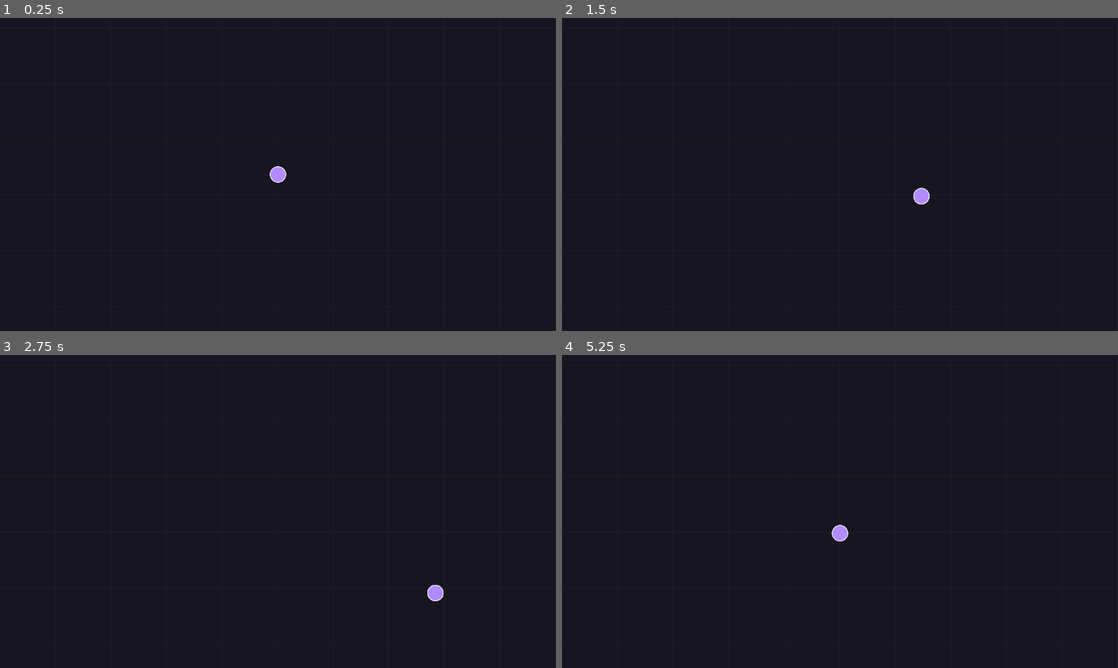
Above: before the commit, frames 1-4 (two rows, left to right).
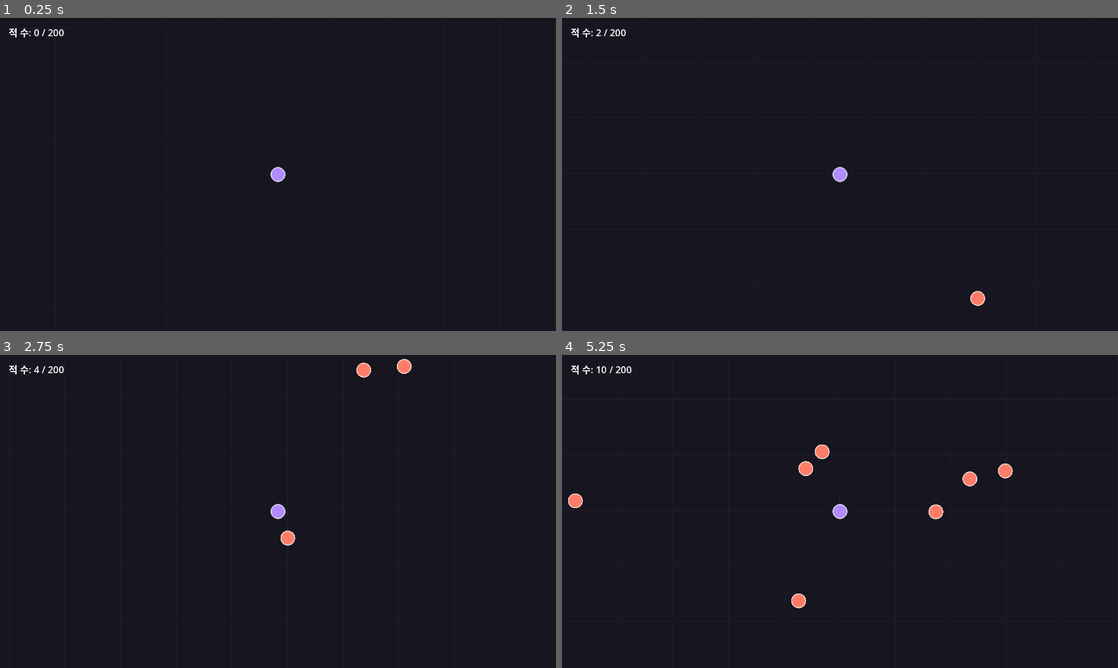
Above: after the commit, the same moments.

Repository: MoongTaeng-I/aigame
Game: Godot game, scene res://main.tscn
Two runs of this game, one before a commit and one after it. Both use one fixed random seed, a clock stepped at 60 frames per second and the inputs below.
Inputs:
- Up to frame 1 (0.25 s): no input
- Up to frame 2 (1.5 s): tap Enter at 0.5 s; hold Right 0.53-1.28 s; hold Down from 1.28 s (still down)
- Up to frame 3 (2.75 s): release Down at 2.03 s; hold Right from 2.03 s (still down)
- Up to frame 4 (5.25 s): release Right at 2.78 s; hold Up 2.78-3.53 s; hold Left 3.53-5.03 s; hold Down from 5.03 s (still down)

The runs differ from the first frame. In frame 1, 0.2% of the frame differs, in the area x 1-52%, y 3-53%; in frame 2, 0.4%; in frame 3, 0.6%; in frame 4, 1.1%, in the area x 1-82%, y 3-82%.

Commit message:
20261108 17.45

Diff:
--- /dev/null
+++ b/data/enemy.csv
@@ -0,0 +1,2 @@
+Id,Name_ko,Move_speed,Attack_range_type,Body_radius,Push_weight,Note
+enemy_01,그림자 졸개,120,melee,16,1,A단계 검증용 시작값
--- a/data/player.csv
+++ b/data/player.csv
@@ -1,2 +1,2 @@
-Id,Name_ko,Move_speed,Note
-player_01,플레이어,250,A단계 검증용 시작값
+Id,Name_ko,Move_speed,Body_radius,Push_weight,Note
+player_01,플레이어,250,16,3.0,A단계 검증용 시작값
--- /dev/null
+++ b/data/spawn.csv
@@ -0,0 +1,2 @@
+Id,Time_start,Time_end,Enemy_id,Spawn_interval,Spawn_count,Note
+spawn_01,0,900,enemy_01,1.0,2,A단계 검증용 시작값
--- /dev/null
+++ b/data/spawn_rule.csv
@@ -0,0 +1,2 @@
+Id,Max_alive,Offscreen_relocate_sec,Note
+rule_01,200,3,A단계 검증용 시작값
--- a/project.godot
+++ b/project.godot
@@ -16,13 +16,12 @@
 config/icon="res://icon.svg"
 
 [display]
+
 window/size/viewport_width=1280
 window/size/viewport_height=720
+window/size/resizable=false
 window/size/window_width_override=1280
 window/size/window_height_override=720
-window/size/resizable=false
-window/size/mode=0
-
 window/stretch/mode="canvas_items"
 window/stretch/aspect="expand"
 
--- /dev/null
+++ b/scenes/enemy.tscn
@@ -0,0 +1,14 @@
+[gd_scene format=3]
+
+[ext_resource type="Script" path="res://scripts/enemy.gd" id="1_enemy"]
+
+[sub_resource type="CircleShape2D" id="CircleShape_enemy"]
+radius = 16.0
+
+[node name="Enemy" type="CharacterBody2D"]
+collision_layer = 2
+collision_mask = 1
+script = ExtResource("1_enemy")
+
+[node name="CollisionShape2D" type="CollisionShape2D" parent="."]
+shape = SubResource("CircleShape_enemy")
--- a/scenes/player.tscn
+++ b/scenes/player.tscn
@@ -12,8 +12,9 @@
 shape = SubResource("CircleShape_player")
 
 [node name="Camera2D" type="Camera2D" parent="."]
+enabled = true
 position_smoothing_enabled = false
-limit_left = -640
-limit_top = -360
-limit_right = 640
-limit_bottom = 360
+limit_left = -1280
+limit_top = -720
+limit_right = 1280
+limit_bottom = 720
--- a/scripts/csv_data_store.gd
+++ b/scripts/csv_data_store.gd
@@ -3,12 +3,14 @@
 
 var schemas: Dictionary = {}
 var tables: Dictionary = {}
+var source_lines: Dictionary = {}
 
 func register_schema(file_name: String, column_types: Dictionary) -> void:
-	schemas[file_name] = column_types.duplicate()
+	schemas[file_name] = column_types.duplicate(true)
 
 func load_all() -> String:
 	tables.clear()
+	source_lines.clear()
 	var data_dir := DirAccess.open("res://data")
 	if data_dir == null:
 		return _format_error("res://data", 1, "Id", "데이터 폴더를 열 수 없습니다.")
@@ -37,6 +39,12 @@
 	if not tables.has(file_name):
 		return {}
 	return tables[file_name].get(row_id, {})
+
+func get_table(file_name: String) -> Dictionary:
+	return tables.get(file_name, {})
+
+func get_source_line(file_name: String, row_id: String) -> int:
+	return int(source_lines.get(file_name, {}).get(row_id, 0))
 
 func _load_file(file_name: String, schema: Dictionary) -> String:
 	var path := "res://data/" + file_name
@@ -69,6 +77,7 @@
 		if not header_indexes.has(String(column_name)):
 			return _format_error(path, 1, String(column_name), "필요한 열이 없습니다.")
 	var records: Dictionary = {}
+	var row_source_lines: Dictionary = {}
 	for row_index in range(1, rows.size()):
 		var row: Array = rows[row_index]
 		var source_line := int(line_numbers[row_index])
@@ -81,10 +90,11 @@
 		for column_index in range(headers.size()):
 			var column_name := String(headers[column_index])
 			var raw_value := String(row[column_index])
-			var kind := String(schema.get(column_name, "String"))
+			var kind: Variant = schema.get(column_name, "String")
 			var conversion := _convert_value(raw_value, kind)
 			if not bool(conversion["ok"]):
-				return _format_error(path, source_line, column_name, "자료형이 %s와 맞지 않습니다: %s" % [kind, raw_value])
+				var error_detail := String(conversion.get("error", "자료형이 %s와 맞지 않습니다: %s" % [_type_label(kind), raw_value]))
+				return _format_error(path, source_line, column_name, error_detail)
 			record[column_name] = conversion["value"]
 		var row_id := String(record.get("Id", ""))
 		if row_id.is_empty():
@@ -92,11 +102,23 @@
 		if records.has(row_id):
 			return _format_error(path, source_line, "Id", "같은 파일 안에서 Id가 중복되었습니다: %s" % row_id)
 		records[row_id] = record
+		row_source_lines[row_id] = source_line
 	tables[file_name] = records
+	source_lines[file_name] = row_source_lines
 	return ""
 
-func _convert_value(raw_value: String, kind: String) -> Dictionary:
-	match kind:
+func _convert_value(raw_value: String, kind: Variant) -> Dictionary:
+	if kind is Dictionary and String(kind.get("type", "")) == "Enum":
+		var enum_values: Dictionary = kind.get("values", {})
+		if enum_values.has(raw_value):
+			return {"ok": true, "value": int(enum_values[raw_value])}
+		var allowed_values := PackedStringArray()
+		for value in enum_values.keys():
+			allowed_values.append(String(value))
+		allowed_values.sort()
+		return {"ok": false, "value": null, "error": "자료형이 Enum과 맞지 않습니다: %s (허용값: %s)" % [raw_value, ", ".join(allowed_values)]}
+	var kind_name := String(kind)
+	match kind_name:
 		"String":
 			return {"ok": true, "value": raw_value}
 		"Int":
@@ -114,6 +136,11 @@
 			if raw_value.begins_with("res://") and not raw_value.contains("\\"):
 				return {"ok": true, "value": raw_value}
 	return {"ok": false, "value": null}
+
+func _type_label(kind: Variant) -> String:
+	if kind is Dictionary:
+		return String(kind.get("type", "String"))
+	return String(kind)
 
 func _parse_csv(text: String, file_path: String) -> Dictionary:
 	var rows: Array = []
--- /dev/null
+++ b/scripts/enemy.gd
@@ -0,0 +1,58 @@
+extends CharacterBody2D
+class_name EnemyActor
+
+const ENEMY_COLOR := Color("#ff7d68")
+const OUTLINE_COLOR := Color("#ffe4df")
+
+enum AttackRangeType { MELEE, RANGED }
+
+var enemy_id: String = ""
+var move_speed: float = 0.0
+var attack_range_type: AttackRangeType = AttackRangeType.MELEE
+var body_radius: float = 16.0
+var push_weight: float = 1.0
+var offscreen_seconds: float = 0.0
+var is_active: bool = false
+
+@onready var collision_shape := $CollisionShape2D as CollisionShape2D
+
+func configure(record: Dictionary) -> void:
+	enemy_id = String(record["Id"])
+	move_speed = float(record["Move_speed"])
+	attack_range_type = int(record["Attack_range_type"])
+	body_radius = float(record["Body_radius"])
+	push_weight = float(record["Push_weight"])
+	if is_node_ready():
+		(collision_shape.shape as CircleShape2D).set_deferred("radius", body_radius)
+		queue_redraw()
+
+func activate_at(world_position: Vector2) -> void:
+	global_position = world_position
+	offscreen_seconds = 0.0
+	is_active = true
+	visible = true
+	if is_node_ready():
+		collision_shape.set_deferred("disabled", false)
+	queue_redraw()
+
+func deactivate_to_pool() -> void:
+	is_active = false
+	visible = false
+	offscreen_seconds = 0.0
+	if is_node_ready():
+		collision_shape.set_deferred("disabled", true)
+
+func move_toward_player(player_position: Vector2, delta: float) -> void:
+	var direction := global_position.direction_to(player_position)
+	if direction != Vector2.ZERO:
+		move_and_collide(direction * move_speed * delta)
+
+func _ready() -> void:
+	collision_shape.shape = collision_shape.shape.duplicate()
+	(collision_shape.shape as CircleShape2D).radius = body_radius
+	collision_shape.disabled = not is_active
+	queue_redraw()
+
+func _draw() -> void:
+	draw_circle(Vector2.ZERO, body_radius, ENEMY_COLOR)
+	draw_arc(Vector2.ZERO, body_radius, 0.0, TAU, 48, OUTLINE_COLOR, 2.0)
--- /dev/null
+++ b/scripts/enemy_manager.gd
@@ -0,0 +1,244 @@
+extends Node2D
+class_name EnemyManager
+
+const EnemyScene = preload("res://scenes/enemy.tscn")
+const SPAWN_CLEARANCE := 2.0
+
+var _player: CharacterBody2D
+var _map_rect := Rect2()
+var _enemy_records: Dictionary = {}
+var _spawn_records: Dictionary = {}
+var _max_alive: int = 0
+var _offscreen_relocate_seconds: float = 0.0
+var _active_enemies: Array = []
+var _enemy_pool: Array = []
+var _spawn_timers: Dictionary = {}
+var _stop_normal_spawning: bool = false
+# 임시 경과 시각이다. 시스템 8의 시간 관리가 생기면 그쪽으로 옮긴다.
+var _elapsed_seconds: float = 0.0
+var _random := RandomNumberGenerator.new()
+var _count_label: Label
+
+func configure(player: CharacterBody2D, map_rect: Rect2, enemy_records: Dictionary, spawn_records: Dictionary, max_alive: int, offscreen_relocate_seconds: float) -> void:
+	_player = player
+	_map_rect = map_rect
+	_enemy_records = enemy_records
+	_spawn_records = spawn_records
+	_max_alive = max_alive
+	_offscreen_relocate_seconds = offscreen_relocate_seconds
+	for spawn_id in _spawn_records:
+		_spawn_timers[String(spawn_id)] = 0.0
+
+func set_normal_spawning_stopped(stopped: bool) -> void:
+	_stop_normal_spawning = stopped
+
+func get_alive_count() -> int:
+	return _active_enemies.size()
+
+func recycle_enemy(enemy: EnemyActor) -> void:
+	if not _active_enemies.has(enemy):
+		return
+	_active_enemies.erase(enemy)
+	enemy.deactivate_to_pool()
+	_enemy_pool.append(enemy)
+	_update_count_label()
+
+func _ready() -> void:
+	_random.randomize()
+	_create_temporary_enemy_counter()
+	_update_count_label()
+
+func _physics_process(delta: float) -> void:
+	if _player == null:
+		return
+	# 임시 타이머이며 시스템 8의 스테이지 시간으로 대체한다.
+	_elapsed_seconds += delta
+	_advance_spawn_rows(delta)
+	_update_active_enemies(delta)
+	_resolve_contact_pushes()
+	_update_count_label()
+
+func _advance_spawn_rows(delta: float) -> void:
+	for spawn_id_variant in _spawn_records:
+		var spawn_id := String(spawn_id_variant)
+		var row: Dictionary = _spawn_records[spawn_id]
+		var start_time := float(row["Time_start"])
+		var end_time := float(row["Time_end"])
+		if _elapsed_seconds < start_time or _elapsed_seconds > end_time:
+			_spawn_timers[spawn_id] = 0.0
+			continue
+		var interval := float(row["Spawn_interval"])
+		var timer := float(_spawn_timers.get(spawn_id, 0.0)) + delta
+		if interval <= 0.0:
+			_spawn_timers[spawn_id] = 0.0
+			continue
+		while timer >= interval:
+			timer -= interval
+			if not _stop_normal_spawning:
+				_spawn_from_row(row)
+		_spawn_timers[spawn_id] = timer
+
+func _spawn_from_row(row: Dictionary) -> void:
+	var requested_count := int(row["Spawn_count"])
+	var actual_count := maxi(0, mini(requested_count, _max_alive - _active_enemies.size()))
+	var enemy_id := String(row["Enemy_id"])
+	var enemy_record: Dictionary = _enemy_records.get(enemy_id, {})
+	if enemy_record.is_empty():
+		return
+	for _index in range(actual_count):
+		var spawn_position: Variant = _try_get_spawn_position(float(enemy_record["Body_radius"]))
+		if spawn_position == null:
+			return
+		var enemy: EnemyActor
+		if not _enemy_pool.is_empty():
+			enemy = _enemy_pool.pop_back() as EnemyActor
+		else:
+			enemy = EnemyScene.instantiate() as EnemyActor
+			add_child(enemy)
+		enemy.configure(enemy_record)
+		enemy.activate_at(spawn_position)
+		_active_enemies.append(enemy)
+
+func _update_active_enemies(delta: float) -> void:
+	var screen_rect := _get_screen_world_rect()
+	for enemy in _active_enemies:
+		enemy.move_toward_player(_player.global_position, delta)
+		if screen_rect.grow(enemy.body_radius).has_point(enemy.global_position):
+			enemy.offscreen_seconds = 0.0
+			continue
+		enemy.offscreen_seconds += delta
+		if enemy.offscreen_seconds > _offscreen_relocate_seconds:
+			var relocation_position: Variant = _try_get_spawn_position(enemy.body_radius)
+			if relocation_position != null:
+				enemy.global_position = relocation_position
+				enemy.offscreen_seconds = 0.0
+
+func _try_get_spawn_position(body_radius: float) -> Variant:
+	var screen_rect := _get_screen_world_rect()
+	var map_world_rect := _get_map_world_rect()
+	var safe_left := map_world_rect.position.x + body_radius
+	var safe_top := map_world_rect.position.y + body_radius
+	var safe_right := map_world_rect.end.x - body_radius
+	var safe_bottom := map_world_rect.end.y - body_radius
+	if safe_left > safe_right or safe_top > safe_bottom:
+		return null
+	var candidates: Array[Dictionary] = []
+	var spawn_offset := body_radius + SPAWN_CLEARANCE
+	var left_edge := screen_rect.position.x
+	var right_edge := screen_rect.end.x
+	var top_edge := screen_rect.position.y
+	var bottom_edge := screen_rect.end.y
+	var horizontal_start := maxf(left_edge, safe_left)
+	var horizontal_end := minf(right_edge, safe_right)
+	var vertical_start := maxf(top_edge, safe_top)
+	var vertical_end := minf(bottom_edge, safe_bottom)
+	var top_spawn_y := top_edge - spawn_offset
+	if horizontal_start <= horizontal_end and top_spawn_y >= safe_top and top_spawn_y <= safe_bottom:
+		candidates.append({"horizontal": true, "fixed": top_spawn_y, "start": horizontal_start, "end": horizontal_end})
+	var bottom_spawn_y := bottom_edge + spawn_offset
+	if horizontal_start <= horizontal_end and bottom_spawn_y >= safe_top and bottom_spawn_y <= safe_bottom:
+		candidates.append({"horizontal": true, "fixed": bottom_spawn_y, "start": horizontal_start, "end": horizontal_end})
+	var left_spawn_x := left_edge - spawn_offset
+	if vertical_start <= vertical_end and left_spawn_x >= safe_left and left_spawn_x <= safe_right:
+		candidates.append({"horizontal": false, "fixed": left_spawn_x, "start": vertical_start, "end": vertical_end})
+	var right_spawn_x := right_edge + spawn_offset
+	if vertical_start <= vertical_end and right_spawn_x >= safe_left and right_spawn_x <= safe_right:
+		candidates.append({"horizontal": false, "fixed": right_spawn_x, "start": vertical_start, "end": vertical_end})
+	if candidates.is_empty():
+		return null
+	var candidate: Dictionary = candidates[_random.randi_range(0, candidates.size() - 1)]
+	var along_edge := _random.randf_range(float(candidate["start"]), float(candidate["end"]))
+	var world_position := Vector2(along_edge, float(candidate["fixed"])) if bool(candidate["horizontal"]) else Vector2(float(candidate["fixed"]), along_edge)
+	return world_position
+
+func _get_screen_world_rect() -> Rect2:
+	var viewport_size := get_viewport().get_visible_rect().size
+	var inverse_transform := get_viewport().get_canvas_transform().affine_inverse()
+	var corners := [
+		inverse_transform * Vector2.ZERO,
+		inverse_transform * Vector2(viewport_size.x, 0.0),
+		inverse_transform * viewport_size,
+		inverse_transform * Vector2(0.0, viewport_size.y),
+	]
+	var minimum: Vector2 = corners[0]
+	var maximum: Vector2 = corners[0]
+	for corner in corners:
+		minimum.x = minf(minimum.x, corner.x)
+		minimum.y = minf(minimum.y, corner.y)
+		maximum.x = maxf(maximum.x, corner.x)
+		maximum.y = maxf(maximum.y, corner.y)
+	return Rect2(minimum, maximum - minimum)
+
+func _get_map_world_rect() -> Rect2:
+	var map_node := get_parent() as Node2D
+	var top_left := map_node.to_global(_map_rect.position)
+	var bottom_right := map_node.to_global(_map_rect.end)
+	return Rect2(top_left, bottom_right - top_left)
+
+func _resolve_contact_pushes() -> void:
+	var bodies: Array = [_player]
+	bodies.append_array(_active_enemies)
+	var maximum_radius := float(_player.body_radius)
+	for enemy in _active_enemies:
+		maximum_radius = maxf(maximum_radius, enemy.body_radius)
+	var cell_size := maxf(64.0, maximum_radius * 2.0)
+	var spatial_grid: Dictionary = {}
+	var body_cells: Array[Vector2i] = []
+	for body_index in range(bodies.size()):
+		var body: Variant = bodies[body_index]
+		var cell := Vector2i(floori(body.global_position.x / cell_size), floori(body.global_position.y / cell_size))
+		body_cells.append(cell)
+		var cell_indices: Array = spatial_grid.get(cell, [])
+		cell_indices.append(body_index)
+		spatial_grid[cell] = cell_indices
+	for first_index in range(bodies.size()):
+		var first: Variant = bodies[first_index]
+		var center_cell: Vector2i = body_cells[first_index]
+		for cell_x in range(-1, 2):
+			for cell_y in range(-1, 2):
+				var neighbor_cell := center_cell + Vector2i(cell_x, cell_y)
+				var nearby_indices: Array = spatial_grid.get(neighbor_cell, [])
+				for second_index in nearby_indices:
+					if int(second_index) <= first_index:
+						continue
+					_resolve_contact_pair(first, bodies[int(second_index)])
+
+func _resolve_contact_pair(first: Variant, second: Variant) -> void:
+	var combined_radius := float(first.body_radius) + float(second.body_radius)
+	var offset: Vector2 = second.global_position - first.global_position
+	var distance_squared: float = offset.length_squared()
+	if distance_squared >= combined_radius * combined_radius:
+		return
+	var distance := sqrt(distance_squared)
+	var direction: Vector2 = offset / distance if distance > 0.001 else Vector2.RIGHT
+	var overlap := combined_radius - distance
+	var first_weight := maxf(float(first.push_weight), 0.0001)
+	var second_weight := maxf(float(second.push_weight), 0.0001)
+	var total_weight := first_weight + second_weight
+	var first_share := second_weight / total_weight
+	var second_share := first_weight / total_weight
+	var first_position: Vector2 = first.global_position - direction * overlap * first_share
+	var second_position: Vector2 = second.global_position + direction * overlap * second_share
+	first.global_position = _clamp_body_to_map(first_position, float(first.body_radius))
+	second.global_position = _clamp_body_to_map(second_position, float(second.body_radius))
+
+func _clamp_body_to_map(world_position: Vector2, body_radius: float) -> Vector2:
+	var bounds := _get_map_world_rect()
+	return Vector2(
+		clampf(world_position.x, bounds.position.x + body_radius, bounds.end.x - body_radius),
+		clampf(world_position.y, bounds.position.y + body_radius, bounds.end.y - body_radius)
+	)
+
+func _create_temporary_enemy_counter() -> void:
+	# 임시 적 수 표시다. 시스템 9의 정식 HUD로 대체한다.
+	var layer := CanvasLayer.new()
+	add_child(layer)
+	_count_label = Label.new()
+	_count_label.position = Vector2(20.0, 16.0)
+	_count_label.add_theme_color_override("font_color", Color("#ffffff"))
+	_count_label.add_theme_font_size_override("font_size", 22)
+	layer.add_child(_count_label)
+
+func _update_count_label() -> void:
+	if _count_label != null:
+		_count_label.text = "적 수: %d / %d" % [_active_enemies.size(), _max_alive]
--- a/scripts/main.gd
+++ b/scripts/main.gd
@@ -1,6 +1,8 @@
 extends Node2D
 
 const CsvDataStore = preload("res://scripts/csv_data_store.gd")
+const EnemyManagerScript = preload("res://scripts/enemy_manager.gd")
+const EnemyActorScript = preload("res://scripts/enemy.gd")
 const MapScene = preload("res://scenes/map.tscn")
 const PlayerScene = preload("res://scenes/player.tscn")
 
@@ -11,6 +13,38 @@
 		"Id": "String",
 		"Name_ko": "String",
 		"Move_speed": "Float",
+		"Body_radius": "Float",
+		"Push_weight": "Float",
+		"Note": "String",
+	})
+	data_store.register_schema("enemy.csv", {
+		"Id": "String",
+		"Name_ko": "String",
+		"Move_speed": "Float",
+		"Attack_range_type": {
+			"type": "Enum",
+			"values": {
+				"melee": EnemyActorScript.AttackRangeType.MELEE,
+				"ranged": EnemyActorScript.AttackRangeType.RANGED,
+			},
+		},
+		"Body_radius": "Float",
+		"Push_weight": "Float",
+		"Note": "String",
+	})
+	data_store.register_schema("spawn.csv", {
+		"Id": "String",
+		"Time_start": "Float",
+		"Time_end": "Float",
+		"Enemy_id": "String",
+		"Spawn_interval": "Float",
+		"Spawn_count": "Int",
+		"Note": "String",
+	})
+	data_store.register_schema("spawn_rule.csv", {
+		"Id": "String",
+		"Max_alive": "Int",
+		"Offscreen_relocate_sec": "Float",
 		"Note": "String",
 	})
 	var load_error: String = data_store.load_all()
@@ -21,12 +55,65 @@
 	if player_record.is_empty():
 		_show_data_error("res://data/player.csv, 행 1, 열 Id: 플레이어 ID player_01이 없습니다.")
 		return
+	var spawn_rule: Dictionary = data_store.get_row("spawn_rule.csv", "rule_01")
+	if spawn_rule.is_empty():
+		_show_data_error("res://data/spawn_rule.csv, 행 1, 열 Id: 규칙 ID rule_01이 없습니다.")
+		return
+	var enemy_records: Dictionary = data_store.get_table("enemy.csv")
+	var spawn_records: Dictionary = data_store.get_table("spawn.csv")
+	var data_error := _validate_gameplay_data(data_store, player_record, enemy_records, spawn_records, spawn_rule)
+	if not data_error.is_empty():
+		_show_data_error(data_error)
+		return
 	var map = MapScene.instantiate()
 	add_child(map)
 	var player = PlayerScene.instantiate()
 	player.move_speed = float(player_record["Move_speed"])
+	player.configure_body(float(player_record["Body_radius"]), float(player_record["Push_weight"]))
 	map.add_child(player)
 	player.position = Vector2.ZERO
+	var enemy_manager = EnemyManagerScript.new()
+	enemy_manager.configure(
+		player,
+		map.get_map_rect(),
+		enemy_records,
+		spawn_records,
+		int(spawn_rule["Max_alive"]),
+		float(spawn_rule["Offscreen_relocate_sec"])
+	)
+	enemy_manager.name = "EnemyManager"
+	map.add_child(enemy_manager)
+
+func _validate_gameplay_data(data_store: Variant, player_record: Dictionary, enemy_records: Dictionary, spawn_records: Dictionary, spawn_rule: Dictionary) -> String:
+	if float(player_record["Body_radius"]) <= 0.0:
+		return _data_field_error(data_store, "player.csv", String(player_record["Id"]), "Body_radius", "0보다 큰 값이어야 합니다.")
+	if float(player_record["Push_weight"]) <= 0.0:
+		return _data_field_error(data_store, "player.csv", String(player_record["Id"]), "Push_weight", "0보다 큰 값이어야 합니다.")
+	for enemy_id_variant in enemy_records:
+		var enemy_record: Dictionary = enemy_records[enemy_id_variant]
+		if float(enemy_record["Move_speed"]) < 0.0:
+			return _data_field_error(data_store, "enemy.csv", String(enemy_id_variant), "Move_speed", "0 이상이어야 합니다.")
+		if float(enemy_record["Body_radius"]) <= 0.0:
+			return _data_field_error(data_store, "enemy.csv", String(enemy_id_variant), "Body_radius", "0보다 큰 값이어야 합니다.")
+		if float(enemy_record["Push_weight"]) <= 0.0:
+			return _data_field_error(data_store, "enemy.csv", String(enemy_id_variant), "Push_weight", "0보다 큰 값이어야 합니다.")
+	for spawn_id_variant in spawn_records:
+		var spawn_id := String(spawn_id_variant)
+		var spawn_record: Dictionary = spawn_records[spawn_id]
+		var enemy_id := String(spawn_record["Enemy_id"])
+		if not enemy_records.has(enemy_id):
+			return _data_field_error(data_store, "spawn.csv", spawn_id, "Enemy_id", "enemy.csv에 ID %s가 없습니다." % enemy_id)
+		if float(spawn_record["Spawn_interval"]) <= 0.0:
+			return _data_field_error(data_store, "spawn.csv", spawn_id, "Spawn_interval", "0보다 큰 값이어야 합니다.")
+	if int(spawn_rule["Max_alive"]) < 0:
+		return _data_field_error(data_store, "spawn_rule.csv", String(spawn_rule["Id"]), "Max_alive", "0 이상이어야 합니다.")
+	if float(spawn_rule["Offscreen_relocate_sec"]) < 0.0:
+		return _data_field_error(data_store, "spawn_rule.csv", String(spawn_rule["Id"]), "Offscreen_relocate_sec", "0 이상이어야 합니다.")
+	return ""
+
+func _data_field_error(data_store: Variant, file_name: String, row_id: String, column_name: String, message: String) -> String:
+	var row_number: int = int(data_store.get_source_line(file_name, row_id))
+	return "res://data/%s, 행 %d, 열 %s: %s" % [file_name, row_number, column_name, message]
 
 func _configure_window() -> void:
 	var window := get_window()
--- a/scripts/map.gd
+++ b/scripts/map.gd
@@ -9,6 +9,9 @@
 func _ready() -> void:
     _create_boundaries()
     queue_redraw()
+
+func get_map_rect() -> Rect2:
+    return MAP_RECT
 
 func _draw() -> void:
     draw_rect(MAP_RECT, Color("#17151f"), true)
--- a/scripts/player.gd
+++ b/scripts/player.gd
@@ -1,8 +1,17 @@
 extends CharacterBody2D
 
-const RADIUS := 18.0
 const PLAYER_COLOR := Color("#b18cff")
 var move_speed: float = 0.0
+var body_radius: float = 18.0
+var push_weight: float = 1.0
+
+func configure_body(radius: float, weight: float) -> void:
+    body_radius = radius
+    push_weight = weight
+    var collision_shape := get_node("CollisionShape2D") as CollisionShape2D
+    var circle := collision_shape.shape as CircleShape2D
+    circle.radius = body_radius
+    queue_redraw()
 
 func _ready() -> void:
     queue_redraw()
@@ -17,5 +26,5 @@
     move_and_collide(direction * move_speed * delta)
 
 func _draw() -> void:
-    draw_circle(Vector2.ZERO, RADIUS, PLAYER_COLOR)
-    draw_arc(Vector2.ZERO, RADIUS, 0.0, TAU, 48, Color("#eee6ff"), 2.0)
+    draw_circle(Vector2.ZERO, body_radius, PLAYER_COLOR)
+    draw_arc(Vector2.ZERO, body_radius, 0.0, TAU, 48, Color("#eee6ff"), 2.0)
Not shown, added: data/enemy.csv.import
Not shown, added: data/spawn.csv.import
Not shown, added: data/spawn_rule.csv.import
Not shown, changed: export_presets.cfg
Not shown, added: scripts/enemy.gd.uid
Not shown, added: scripts/enemy_manager.gd.uid
Not shown, changed: docs/devlog.md
Not shown, changed: docs/game_design.md
Not shown, changed: docs/status.md
Not shown, changed: docs/systems/01_player_and_map.md
Not shown, added: docs/systems/02_enemy_spawn_and_movement.md
